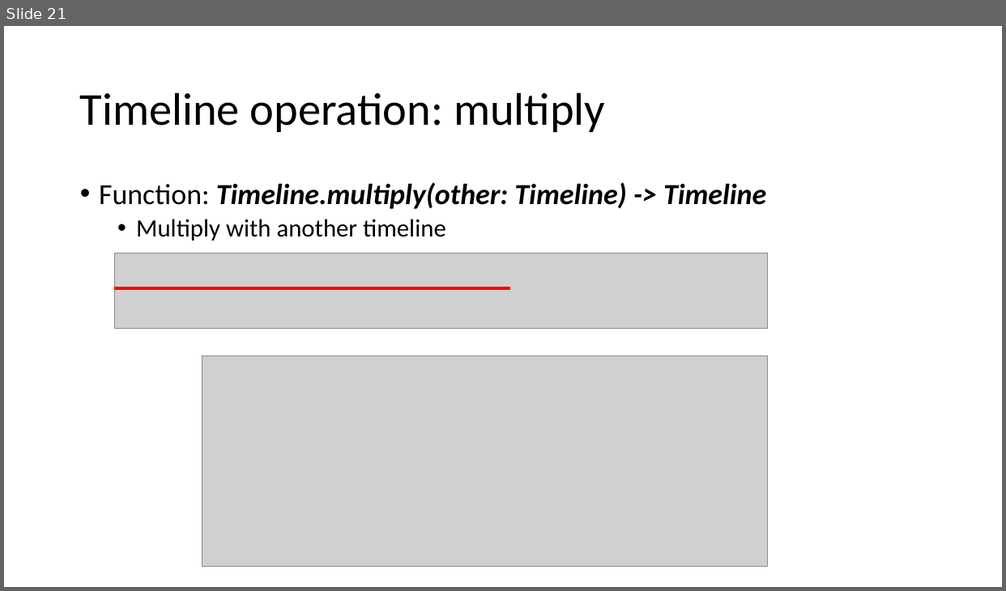
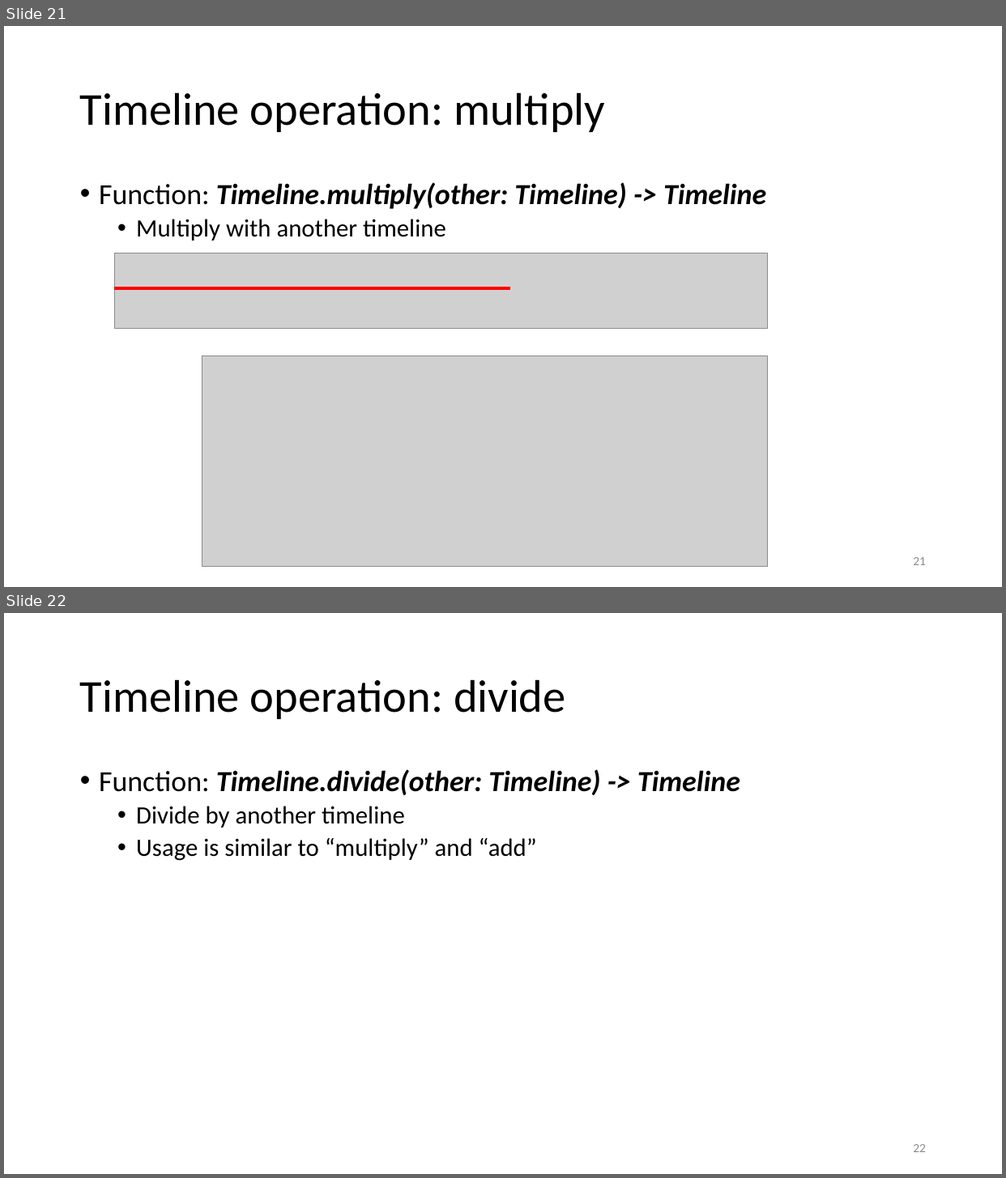
Before and after one commit to ApostaC/CellularThroughputPrediction, a slide deck: doc/documentation.pptx. Shown one above the other, each under a label of ours: slide 21 before the commit, slides 21 and 22 after it. The pictures are 1006x591 and 1006x1178 pixels, drawn with LibreOffice and Linux fonts; fonts in the diff are those of the drawing; grey boxes stand for pictures. Boxes give left, top, right and bottom in pixels: in the first picture for what was removed or moved away, otherwise in the second. Text is boxed around its words. In the diff, an @@ line names an element or a change of style, - is before the commit and + after.

```diff
--- a/doc/documentation.pptx
+++ b/doc/documentation.pptx
@@ slide 22 added at (x1=4, y1=613, x2=1002, y2=1174), background #FFFFFF @@
@@ title added at (x1=80, y1=679, x2=566, y2=719), 44 pt, text #000000 @@
+Timeline operation: divide
@@ text added at (x1=99, y1=769, x2=740, y2=861), 24 pt, text #000000 @@
+• Function: Timeline.divide(other: Timeline) -> Timeline
+  • Divide by another timeline
+  • Usage is similar to “multiply” and “add”
@@ page number added at (x1=913, y1=1144, x2=926, y2=1152), 12 pt, text #8C8C8C @@
+22
@@ slide 21 changed as well @@
@@ page number added at (x1=913, y1=557, x2=926, y2=565), 12 pt, text #8C8C8C @@
+21
```
Also in this commit, not shown: 21 other slides changed, 1 other slide added, 2 other files.
